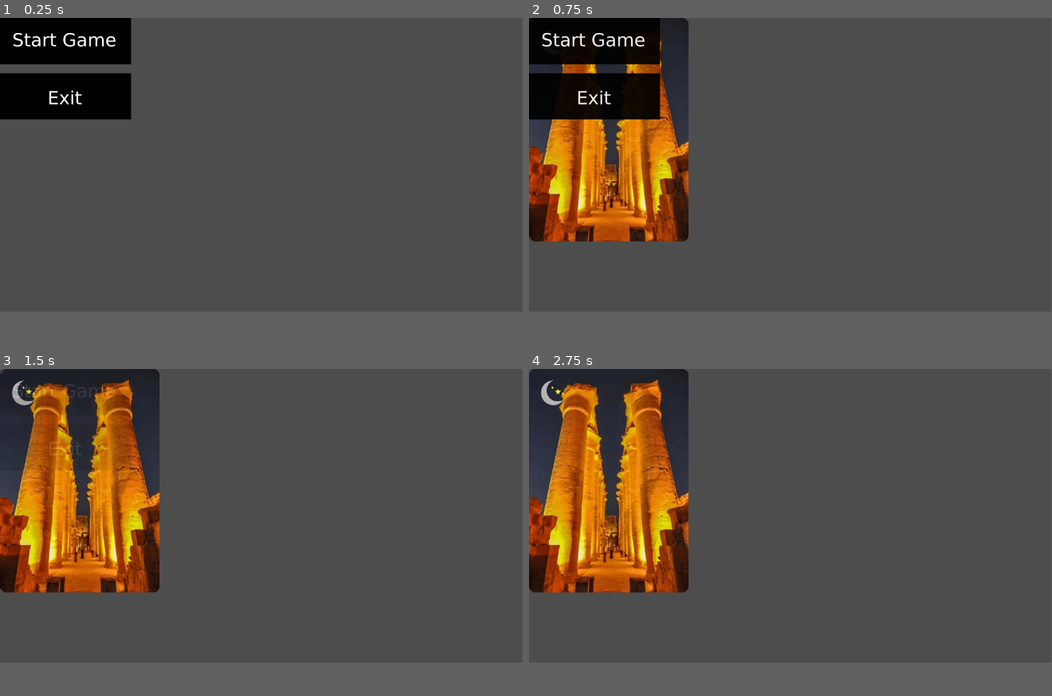
Above: before the commit, frames 1-4 (two rows, left to right).
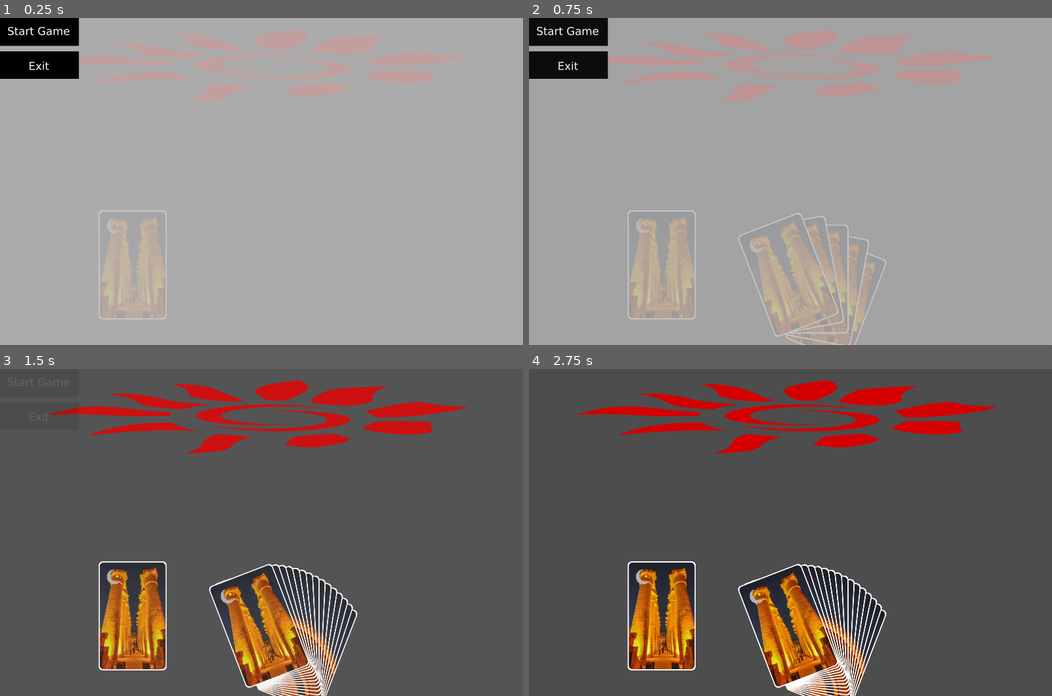
Above: after the commit, the same moments.

Repository: liambrownweb/Onirim
Game: Godot game, scene res://Main.tscn
Same seed, same stepped clock (60 frames per second), same inputs: the game is played once before the commit and once after it.
Inputs (mouse positions are in pixels of both pictures, inside the frame that each line leads up to; where the layout moved, square brackets give the same spot in the first picture):
- Up to frame 1 (0.25 s): no input
- Up to frame 2 (0.75 s): click (570, 31) [596, 40] at 0.5 s
- Up to frame 3 (1.5 s): click (41, 382) [67, 391] at 1.25 s
- Up to frame 4 (2.75 s): tap Enter at 2 s; move the mouse to (905, 499) at 2.02 s; click (905, 499) at 2.17 s
The window is 799x449 before the commit and 800x500 after it. Grey fills any space a smaller window leaves; there, only what the larger window draws over its background counts as a difference.

The runs differ from the first frame. In frame 1, 88% of the frame differs, in the area x 0-100%, y 0-93%; in frame 2, 88%, in the area x 0-100%, y 0-100%; in frame 3, 35%; in frame 4, 36%.

Commit message:
Hand fans out, but can't drag

Diff:
--- a/CardScene.tscn
+++ b/CardScene.tscn
@@ -2,6 +2,92 @@
 
 [ext_resource type="Texture2D" uid="uid://b2v7s7umeu6rg" path="res://images/karnak_pillars_night.png" id="1_hael8"]
 [ext_resource type="Texture2D" uid="uid://bop825bip6nss" path="res://images/moon.svg" id="2_21rx5"]
+
+[sub_resource type="GDScript" id="GDScript_8ked3"]
+resource_name = "CardScene"
+script/source = "extends Control
+var dragging = false
+var drag_offset = Vector2.ZERO
+var original_parent = null
+var original_index = -1
+var original_rect_pos = Vector2.ZERO
+
+@onready var DragLayer = get_tree().root.get_node(\"Main/DragLayer\") # adjust path
+# Called when the node enters the scene tree for the first time.
+func _ready() -> void:
+	pass # Replace with function body.
+
+# Called every frame. 'delta' is the elapsed time since the previous frame.
+func _process(delta: float) -> void:
+	pass
+
+func _gui_input(event: InputEvent) -> void:
+	if event is InputEventMouseButton and event.button_index == MOUSE_BUTTON_LEFT and event.pressed:
+		var mouse = get_viewport().get_mouse_position()
+		if get_global_rect().has_point(mouse):    # Control: Rect2 in global coords
+			_start_drag(mouse)
+		if event.button_index == MOUSE_BUTTON_LEFT and event.pressed:
+			_start_drag(event.position)
+		elif event.button_index == MOUSE_BUTTON_LEFT and not event.pressed and dragging:
+			_end_drag()
+	elif event is InputEventMouseMotion and dragging:
+		global_position = get_global_mouse_position() - drag_offset
+
+func _start_drag(local_click_pos):
+	dragging = true
+	original_parent = get_parent()
+	original_index = self.get_index()
+	original_rect_pos = position
+	drag_offset = local_click_pos
+	# reparent to DragLayer while preserving global position
+	var gpos = global_position
+	original_parent.remove_child(self)
+	DragLayer.add_child(self)
+	global_position = gpos
+	move_to_front()
+
+func _end_drag():
+	dragging = false
+	# find drop target under mouse (example: a Control with \"PlayRow\" name)
+	var mouse_pos = get_global_mouse_position()
+	var root = get_tree().root
+	var picked = root.gui_pick(mouse_pos)  # returns Control under point
+	if picked and picked.is_in_group(\"play_row\"):
+		# add to end of play row and adjust local position/layout
+		var target = picked
+		var local = target.to_local(mouse_pos)
+		DragLayer.remove_child(self)
+		target.add_child(self)
+		position = local
+		# call target layout update if needed
+		if target.has_method(\"on_card_dropped\"):
+			target.on_card_dropped(self)
+	else:
+		# return to original parent and animate back (instant here)
+		DragLayer.remove_child(self)
+		original_parent.add_child(self)
+		original_parent.move_child(self, original_index)
+		position = original_rect_pos
+
+func _get_drag_data(at_position: Vector2) -> Variant:
+	print(at_position)
+	return at_position
+
+
+func _on_mouse_entered() -> void:
+	print (\"Mouse Entered!\")
+"
+
+[sub_resource type="StyleBoxFlat" id="StyleBoxFlat_8ked3"]
+content_margin_left = 4.0
+content_margin_top = 4.0
+content_margin_right = 4.0
+content_margin_bottom = 4.0
+bg_color = Color(1, 1, 1, 1)
+corner_radius_top_left = 15
+corner_radius_top_right = 15
+corner_radius_bottom_right = 15
+corner_radius_bottom_left = 15
 
 [sub_resource type="StyleBoxFlat" id="StyleBoxFlat_3ujke"]
 corner_radius_top_left = 15
@@ -9,28 +95,55 @@
 corner_radius_bottom_right = 15
 corner_radius_bottom_left = 15
 
-[node name="Card" type="Node2D" unique_id=113991462]
+[node name="Card" type="Control" unique_id=200595644]
+layout_mode = 3
+anchors_preset = 8
+anchor_left = 0.5
+anchor_top = 0.5
+anchor_right = 0.5
+anchor_bottom = 0.5
+offset_left = -960.0
+offset_top = -600.0
+offset_right = -710.0
+offset_bottom = -200.0
+grow_horizontal = 2
+grow_vertical = 2
+size_flags_horizontal = 3
+size_flags_vertical = 3
+script = SubResource("GDScript_8ked3")
 
-[node name="Panel" type="Panel" parent="." unique_id=1737825795]
-clip_children = 2
-clip_contents = true
-offset_right = 352.0
-offset_bottom = 493.0
-theme_override_styles/panel = SubResource("StyleBoxFlat_3ujke")
-
-[node name="BackgroundArt" type="TextureRect" parent="Panel" unique_id=1138843812]
+[node name="PanelContainer" type="PanelContainer" parent="." unique_id=38472730]
 layout_mode = 1
 anchors_preset = 15
 anchor_right = 1.0
 anchor_bottom = 1.0
 grow_horizontal = 2
 grow_vertical = 2
+theme_override_styles/panel = SubResource("StyleBoxFlat_8ked3")
+
+[node name="Panel" type="Panel" parent="PanelContainer" unique_id=1737825795]
+clip_children = 2
+clip_contents = true
+layout_mode = 2
+theme_override_styles/panel = SubResource("StyleBoxFlat_3ujke")
+
+[node name="BackgroundArt" type="TextureRect" parent="PanelContainer/Panel" unique_id=1138843812]
+layout_mode = 1
+anchors_preset = 15
+anchor_right = 1.0
+anchor_bottom = 1.0
+offset_left = -17.857147
+offset_right = 17.857147
+grow_horizontal = 2
+grow_vertical = 2
 texture = ExtResource("1_hael8")
 expand_mode = 3
 
-[node name="Glyph" type="TextureRect" parent="Panel" unique_id=978775835]
+[node name="Glyph" type="TextureRect" parent="PanelContainer/Panel" unique_id=978775835]
 layout_mode = 0
 offset_right = 113.0
 offset_bottom = 113.0
 texture = ExtResource("2_21rx5")
 expand_mode = 3
+
+[connection signal="mouse_entered" from="." to="." method="_on_mouse_entered"]
--- a/Main.tscn
+++ b/Main.tscn
@@ -1,21 +1,25 @@
 [gd_scene format=3 uid="uid://bh6ao1rsyyl1n"]
 
 [ext_resource type="PackedScene" uid="uid://dehdcnwj3m0cq" path="res://game.tscn" id="1_glv2v"]
+[ext_resource type="PackedScene" uid="uid://dyk2fh3hd2l84" path="res://CardScene.tscn" id="2_uu6xs"]
 
 [sub_resource type="GDScript" id="GDScript_glv2v"]
-script/source = "extends Node
+script/source = "extends Control
 
 # Called when the node enters the scene tree for the first time.
 func _ready() -> void:
-	pass
+	var gui_root = null
+	for c in get_tree().get_root().get_children():
+		print(c.name)
+		if c is Control:
+			gui_root = c
+			break
+	print(\"GUI root:\", gui_root)
 
 # Called every frame. 'delta' is the elapsed time since the previous frame.
 func _process(delta: float) -> void:
 	pass
 
-func _input(event):
-	if event.is_action_pressed(\"ui_menu\"):
-		$Game/Titlemenu.toggle_menu()
 
 func _notification(what):
 	if what == NOTIFICATION_WM_CLOSE_REQUEST:
@@ -30,7 +34,19 @@
 	$Game/Titlemenu.toggle_menu()
 "
 
-[node name="Main" type="Node" unique_id=1164613142]
+[node name="Main" type="Control" unique_id=1932190584]
+layout_mode = 3
+anchors_preset = 0
 script = SubResource("GDScript_glv2v")
 
 [node name="Game" parent="." unique_id=1287225314 instance=ExtResource("1_glv2v")]
+layout_mode = 0
+
+[node name="DragLayer" type="Node2D" parent="." unique_id=1527904814]
+
+[node name="Card" parent="." unique_id=200595644 instance=ExtResource("2_uu6xs")]
+layout_mode = 1
+offset_left = 362.0
+offset_top = 706.0
+offset_right = 612.0
+offset_bottom = 1106.0
--- a/game.gd
+++ b/game.gd
@@ -1,4 +1,4 @@
-extends Node2D
+extends Control
 var game_deck: Deck
 var hand = []
 var limbo = []
--- a/game.tscn
+++ b/game.tscn
@@ -5,10 +5,15 @@
 [ext_resource type="Script" uid="uid://bt202sm4hf500" path="res://gameboard.gd" id="3_fc0e3"]
 [ext_resource type="PackedScene" uid="uid://dckiuu1fy2v86" path="res://gameboard.tscn" id="3_feb5d"]
 
-[node name="Game" type="Node2D" unique_id=1287225314]
+[node name="Game" type="Control" unique_id=893702650]
+layout_mode = 3
+anchors_preset = 0
+mouse_filter = 1
 script = ExtResource("1_80nbo")
 
+[node name="Titlemenu" parent="." unique_id=931342479 instance=ExtResource("2_e2o6t")]
+
 [node name="Gameboard" parent="." unique_id=398388100 instance=ExtResource("3_feb5d")]
+layout_mode = 0
+mouse_filter = 1
 script = ExtResource("3_fc0e3")
-
-[node name="Titlemenu" parent="." unique_id=931342479 instance=ExtResource("2_e2o6t")]
--- a/gameboard.gd
+++ b/gameboard.gd
@@ -1,6 +1,7 @@
-extends Node
+extends Control
 const CardScene = preload("res://CardScene.tscn")
-@onready var game: Node2D = get_node("/root/Main/Game")
+var hand_array = []
+@onready var game: Control = get_node("/root/Main/Game")
 # Called when the node enters the scene tree for the first time.
 func _ready() -> void:
 	pass # Replace with function body.
@@ -21,5 +22,22 @@
 			card.set_card_data(data)
 		elif card.has_node("Sprite") and data.texture:
 			card.get_node("Sprite").texture = load(data.texture)
-		add_child(card)
 		$PlayerHand.add_child(card)
+		hand_array.insert(0, card)
+	_update_layout()
+
+func _update_layout():
+	var n = hand_array.size()
+	if n == 0:
+		return
+	var span_deg = 60.0
+	var radius = 320.0
+	var center = Vector2(0, 300)   # local center of the fan; adjust as needed
+	for i in range(n):
+		var t = 0.5 if n == 1 else float(i) / float(n - 1)
+		var angle = lerp(-span_deg/2, span_deg/2, t)
+		var a = deg_to_rad(angle)
+		var offset = Vector2(sin(a), -cos(a)) * radius
+		var card = hand_array[i]
+		card.position = center + offset
+		card.rotation = a * 0.7    # tilt factor; tweak for visual look
--- a/gameboard.tscn
+++ b/gameboard.tscn
@@ -1,10 +1,36 @@
 [gd_scene format=3 uid="uid://dckiuu1fy2v86"]
 
-[node name="Gameboard" type="Node2D" unique_id=398388100]
+[ext_resource type="Texture2D" uid="uid://dd0k8wdcwxqp1" path="res://images/sun.svg" id="1_kv177"]
 
-[node name="PlayRow" type="HFlowContainer" parent="." unique_id=1926242922]
-offset_right = 919.0
-offset_bottom = 211.0
+[node name="Gameboard" type="Control" unique_id=496842010]
+layout_mode = 3
+anchors_preset = 0
+mouse_filter = 1
 
-[node name="PlayerHand" type="Node2D" parent="." unique_id=1736438590]
-position = Vector2(554, 508)
+[node name="PlayerHand" type="Control" parent="." unique_id=1537333377]
+anchors_preset = 0
+offset_left = 923.0
+offset_top = 778.0
+offset_right = 923.0
+offset_bottom = 778.0
+mouse_filter = 1
+
+[node name="TextureRect" type="TextureRect" parent="." unique_id=1051538481]
+layout_mode = 0
+offset_left = 169.0
+offset_top = 41.0
+offset_right = 1713.0
+offset_bottom = 309.0
+size_flags_horizontal = 3
+size_flags_vertical = 3
+mouse_filter = 2
+texture = ExtResource("1_kv177")
+expand_mode = 3
+
+[node name="DiscardPile" type="HFlowContainer" parent="TextureRect" unique_id=1926242922]
+layout_mode = 1
+anchors_preset = 15
+anchor_right = 1.0
+anchor_bottom = 1.0
+grow_horizontal = 2
+grow_vertical = 2
--- a/project.godot
+++ b/project.godot
@@ -14,6 +14,13 @@
 run/main_scene="uid://bh6ao1rsyyl1n"
 config/features=PackedStringArray("4.6", "Mobile")
 config/icon="res://icon.svg"
+
+[display]
+
+window/size/viewport_width=1920
+window/size/viewport_height=1200
+window/size/mode=3
+window/stretch/mode="viewport"
 
 [dotnet]
 
--- a/titlemenu.gd
+++ b/titlemenu.gd
@@ -1,5 +1,4 @@
-extends Control
-# extends Control
+extends CanvasLayer
 
 @onready var anim: AnimationPlayer = $AnimationPlayer
 @onready var start_menu = $StartMenu
@@ -9,7 +8,7 @@
 @onready var exit_btn: TextureButton = $StartMenu/ExitButton
 @onready var resume_btn: TextureButton = $GameMenu/ResumeButton
 @onready var end_btn: TextureButton = $GameMenu/EndGameButton
-@onready var game: Node2D = get_node("/root/Main/Game")
+@onready var game: Control = get_node("/root/Main/Game")
 @onready var main: Node = get_node("/root/Main")
 @onready var is_open: bool = true
 
@@ -85,6 +84,8 @@
 	if not is_open: return
 	play_close_animation()
 	get_tree().call_group("game", "on_menu_closed")
+	start_menu.mouse_filter = Control.MOUSE_FILTER_IGNORE
+	game_menu.mouse_filter = Control.MOUSE_FILTER_IGNORE
 	is_open = false
 
 # Animation helpers
--- a/titlemenu.tscn
+++ b/titlemenu.tscn
@@ -134,22 +134,16 @@
 &"menu_close": SubResource("Animation_crcit")
 }
 
-[node name="Titlemenu" type="Control" unique_id=931342479]
-layout_mode = 3
+[node name="Titlemenu" type="CanvasLayer" unique_id=1606193553]
+script = ExtResource("1_m4ao8")
+
+[node name="StartMenu" type="Panel" parent="." unique_id=1491566323]
 anchors_preset = 15
 anchor_right = 1.0
 anchor_bottom = 1.0
 grow_horizontal = 2
 grow_vertical = 2
-script = ExtResource("1_m4ao8")
-
-[node name="StartMenu" type="Panel" parent="." unique_id=1491566323]
-layout_mode = 1
-anchors_preset = -1
-anchor_right = 0.83500004
-anchor_bottom = 0.78200006
-offset_right = -921.92004
-offset_bottom = -466.73605
+mouse_filter = 2
 
 [node name="Background" type="ColorRect" parent="StartMenu" unique_id=1141260035]
 layout_mode = 1
@@ -176,12 +170,12 @@
 libraries/ = SubResource("AnimationLibrary_jqbtt")
 
 [node name="GameMenu" type="Panel" parent="." unique_id=1512591309]
-layout_mode = 1
 anchors_preset = -1
 anchor_right = 0.83500004
 anchor_bottom = 0.78200006
 offset_right = -921.92004
 offset_bottom = -466.73605
+mouse_filter = 2
 
 [node name="Background" type="ColorRect" parent="GameMenu" unique_id=1069421629]
 layout_mode = 1
